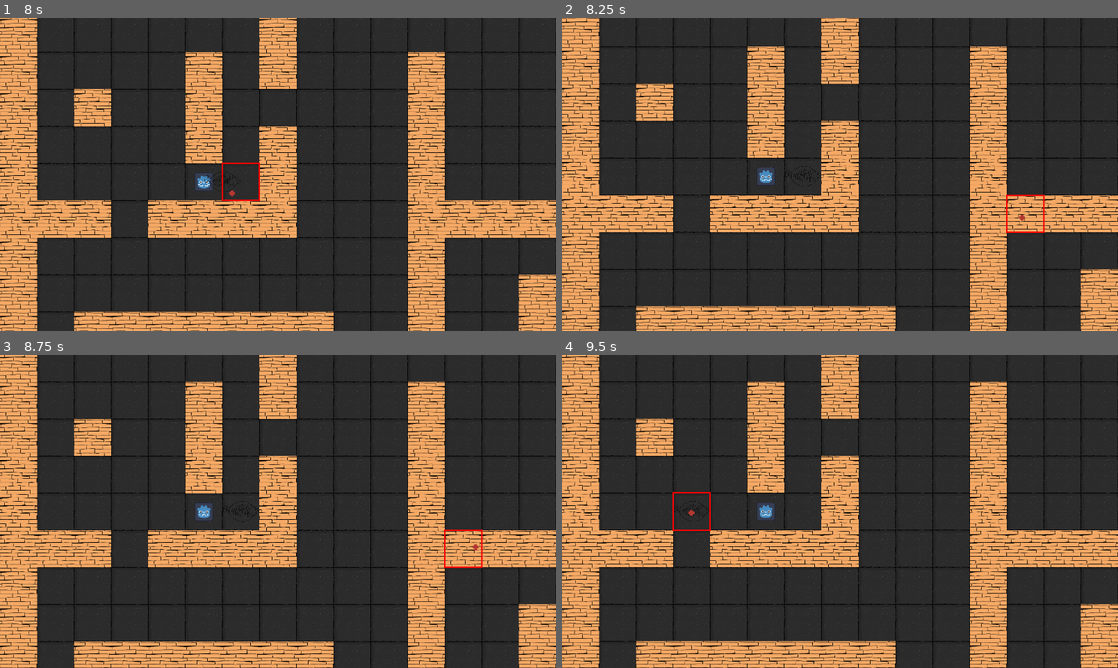
Above: before the commit, frames 1-4 (two rows, left to right).
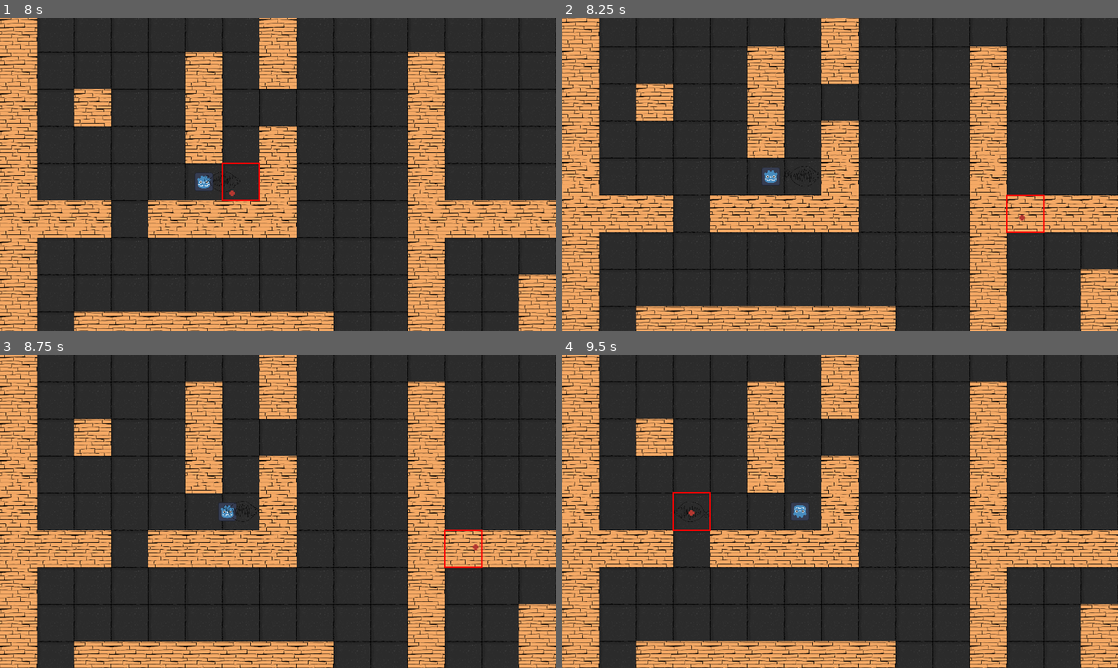
Above: after the commit, the same moments.

Repository: MatthieuD134/project-gwj63
Game: Godot game, scene res://menus/main_menu.tscn
Same seed, same stepped clock (60 frames per second), same inputs: the game is played once before the commit and once after it.
Inputs (mouse positions are in pixels of both pictures, inside the frame that each line leads up to):
- Up to frame 1 (8 s): click "Start" at 0.5 s; tap Enter (ui_accept) at 1.25, 1.52, 2, 2.27, 2.75, 3.5, 3.77, 4.25, 4.52, 5.27, 6.5, 6.77, 7.52 s; move the mouse to (250, 237) at 1.27 s; press the mouse at (250, 237) at 1.28 s; hold Up (ui_up) 1.28-2.78 s; move the mouse to (444, 221) at 2.02 s; release the mouse at (444, 221) at 2.03 s; click (444, 221) at 2.1 s; move the mouse to (111, 127) at 2.77 s; press the mouse at (111, 127) at 2.78 s; hold Left (ui_left) 2.78-4.28 s; move the mouse to (305, 174) at 3.52 s; release the mouse at (305, 174) at 3.53 s; click (305, 174) at 3.6 s; move the mouse to (194, 96) at 4.27 s; press the mouse at (194, 96) at 4.28 s; hold Down (ui_down) 4.28-5.03 s; move the mouse to (400, 158) at 5.02 s; release the mouse at (400, 158) at 5.03 s; hold Right (ui_right) 5.03-5.78 s; click (400, 158) at 5.1 s; move the mouse to (166, 190) at 5.77 s; press the mouse at (166, 190) at 5.78 s; hold Up (ui_up) 5.78-6.53 s; move the mouse to (333, 105) at 6.52 s; release the mouse at (333, 105) at 6.53 s; hold Right (ui_right) from 6.53 s (still down); click (333, 105) at 6.6 s; move the mouse to (250, 237) at 7.27 s; press the mouse at (250, 237) at 7.28 s
- Up to frame 2 (8.25 s): keep holding Right (ui_right); move the mouse to (1006, 221) at 8.02 s; release the mouse at (1006, 221) at 8.03 s; click (1006, 221) at 8.1 s
- Up to frame 3 (8.75 s): keep holding Right (ui_right); tap Enter (ui_accept) at 8.27 s
- Up to frame 4 (9.5 s): move the mouse to (673, 464) at 8.77 s; release Right (ui_right) at 8.78 s; press the mouse at (673, 464) at 8.78 s; hold Down (ui_down) from 8.78 s (still down)

Frame 1 is identical in both runs. In frame 2, 0.2% of the frame differs, in the area x 35-40%, y 47-54%; in frame 3, 0.3%; in frame 4, 0.4%, in the area x 20-45%, y 46-54%.

Commit message:
add line of sight to enemy

Diff:
--- a/entities/unit/enemy/enemy.gd
+++ b/entities/unit/enemy/enemy.gd
@@ -11,19 +11,19 @@
 
 @export var current_state := game_state.PATROLLING : set = update_game_state
 @export var trigger_movement_timer: Timer
-@onready var detection_distance := 6
 
 # Called when the node enters the scene tree for the first time.
 func _ready():
 	super()
 	self.move_range = 10
 	self.add_to_group("enemies")
-	self.current_state = game_state.PATROLLING
 	self.trigger_movement_timer.set_one_shot(true)
 	var player = get_tree().get_first_node_in_group("player")
 	if player as Player:
 		player.connect("cell_changed", _on_player_cell_changed )
-	# start timer to trigger movement
+		player.connect("walk_finished", _on_player_walk_finished )
+	# start timer to trigger movement as well as setting game state
+	self.current_state = game_state.PATROLLING
 	self.trigger_movement_timer.start()
 
 # Called every frame. 'delta' is the elapsed time since the previous frame.
@@ -31,12 +31,13 @@
 	super(delta)
 
 func update_game_state(state : game_state) -> void:
-	if current_state != state:
-		current_state = state
-		# add a delay before continuing the patrol when changing state
-		if state == game_state.PATROLLING:
-			trigger_movement_timer.start()
-		changed_state.emit(self, state)
+	current_state = state
+	# add a delay before continuing the patrol when changing state
+	if state == game_state.PATROLLING:
+		trigger_movement_timer.start()
+	else:
+		trigger_movement_timer.stop()
+	changed_state.emit(self, state)
 
 #The variable name start_state fits a lot of cases, but can be confusing to
 #reference directly, so this function makes for a more readable alternative.
@@ -44,34 +45,99 @@
 	return current_state == state
 
 
+# function the player if he is within detection range (but not checking if within line of sight)
+func get_player_in_detection_range() -> Player:
+	var player = get_tree().get_first_node_in_group("player") as Player
+	if $PathFollow2D/DetectionArea.overlaps_area(player.detection_shape):
+		return player
+	return null
+
+# function to check if player is within sight
+func is_player_in_sight(player:  Player) -> bool:
+	var space_state = get_world_2d().direct_space_state
+	# enables the collision mask layer 1 and 3
+	var cell_size = self.grid.cell_size.x
+	var queries: Array[PhysicsRayQueryParameters2D] = [
+		PhysicsRayQueryParameters2D.create(self.sprite.global_position, player.global_position + Vector2(0, -cell_size), int(pow(2, 1-1) + pow(2, 3-1)), [self]), # top
+		PhysicsRayQueryParameters2D.create(self.sprite.global_position, player.global_position + Vector2(cell_size, 0), int(pow(2, 1-1) + pow(2, 3-1)), [self]), # right
+		PhysicsRayQueryParameters2D.create(self.sprite.global_position, player.global_position + Vector2(0, cell_size), int(pow(2, 1-1) + pow(2, 3-1)), [self]), # bottom
+		PhysicsRayQueryParameters2D.create(self.sprite.global_position, player.global_position + Vector2(-cell_size, 0), int(pow(2, 1-1) + pow(2, 3-1)), [self]) # left
+	]
+	for query in queries:
+		query.set_collide_with_areas(true)
+		query.set_collide_with_bodies(true)
+		var sight_check = space_state.intersect_ray(query)
+		if sight_check:
+			if sight_check["collider"] == player.detection_shape:
+				return true
+	return false
+
+# function to trigger enemy to chase player
+func chase_player(player: Player) -> void:
+	# check if enemy already in the player's chaser, and add it if not already there
+	if self not in player.chasers:
+		player.chasers.append(self)
+	self.update_game_state(game_state.CHASING)
+	movement_triggered.emit(self)
+
+
 # change the state to chasing if the player is within sight and not hidden
 func _on_area_2d_area_entered(area: Area2D) -> void:
 	if area.has_method("get_player"):
 		var player: Player = area.get_player()
-		if not player.is_hidden:
-			current_state = game_state.CHASING
+		if not player.is_hidden():
+			if self.is_player_in_sight(player):
+				self.chase_player(player)
 
 
 # change the state to patroling if user leaves sight
 func _on_area_2d_area_exited(area: Area2D) -> void:
 	if area as DetectionShape:
-		current_state = game_state.SUSPICIOUS
+		self.update_game_state(game_state.SUSPICIOUS)
 
 # whenever enemy reach destination, either wait for a while when patrolling or continue chasing player
 func _on_walk_finished(unit: Enemy) -> void:
-	match current_state:
-		game_state.PATROLLING:
-			unit.trigger_movement_timer.start()
-		game_state.CHASING:
-			movement_triggered.emit(self)
-		game_state.SUSPICIOUS:
-			current_state = game_state.PATROLLING
+	# first check if player can be chased, otherwise continue the normal flow
+	var player = self.get_player_in_detection_range()
+	if player as Player and self.is_player_in_sight(player) and not player.is_hidden():
+		self.chase_player(player)
+	else:
+		match current_state:
+			game_state.PATROLLING:
+				unit.trigger_movement_timer.start()
+			game_state.CHASING:
+				movement_triggered.emit(self)
+			game_state.SUSPICIOUS:
+				update_game_state(game_state.PATROLLING)
+
+# whenever player reach destination, check if he can be chased
+func _on_player_walk_finished(player: Unit) -> void:
+	if player as Player and self.is_player_in_sight(player) and not player.is_hidden():
+		self.chase_player(player)
 
 
 func _on_trigger_movement_timeout() -> void:
-	movement_triggered.emit(self)
+	if current_state == game_state.PATROLLING:
+		movement_triggered.emit(self)
 
 # called whenever the player cell changes to continue chasing them or change to patrolling
 func _on_player_cell_changed(_prev_cell: Vector2, _new_cell: Vector2, unit: Unit) -> void:
-	if unit as Player and current_state == game_state.CHASING:
-			movement_triggered.emit(self)
+	if unit as Player:
+		match current_state:
+			game_state.CHASING:
+				if not unit.is_hidden() and self.is_player_in_sight(unit):
+					chase_player(unit)
+			_:
+				var player = self.get_player_in_detection_range()
+				if player as Player and self.is_player_in_sight(player) and not player.is_hidden():
+					self.chase_player(player)
+
+# check if player is in range and in sight to start following them
+func _on_cell_changed(_prev_cell, _new_cell, _unit) -> void:
+	match current_state:
+		game_state.CHASING:
+			pass
+		_:
+			var player = self.get_player_in_detection_range()
+			if player as Player and self.is_player_in_sight(player) and not player.is_hidden():
+				self.chase_player(player)
--- a/entities/unit/enemy/enemy.tscn
+++ b/entities/unit/enemy/enemy.tscn
@@ -1,12 +1,9 @@
-[gd_scene load_steps=5 format=3 uid="uid://dckc2w61hj6hr"]
+[gd_scene load_steps=4 format=3 uid="uid://dckc2w61hj6hr"]
 
 [ext_resource type="Script" path="res://entities/unit/enemy/enemy.gd" id="1_olkum"]
 [ext_resource type="Texture2D" uid="uid://c0ajs05ie6jto" path="res://entities/unit/enemy/assets/enemy_sprite.svg" id="2_748sl"]
 
 [sub_resource type="Curve2D" id="Curve2D_0thfe"]
-
-[sub_resource type="CircleShape2D" id="CircleShape2D_x2cgk"]
-radius = 992.182
 
 [node name="Enemy" type="Path2D" node_paths=PackedStringArray("trigger_movement_timer", "sprite") groups=["enemies"]]
 curve = SubResource("Curve2D_0thfe")
@@ -15,6 +12,7 @@
 sprite = NodePath("PathFollow2D/Sprite2D")
 
 [node name="PathFollow2D" type="PathFollow2D" parent="."]
+rotates = false
 loop = false
 
 [node name="Sprite2D" type="Sprite2D" parent="PathFollow2D"]
@@ -23,13 +21,14 @@
 [node name="DetectionArea" type="Area2D" parent="PathFollow2D"]
 collision_layer = 2
 
-[node name="CollisionShape2D" type="CollisionShape2D" parent="PathFollow2D/DetectionArea"]
-shape = SubResource("CircleShape2D_x2cgk")
+[node name="CollisionPolygon2D" type="CollisionPolygon2D" parent="PathFollow2D/DetectionArea"]
+polygon = PackedVector2Array(0, 0, 2.08165e-12, 1536, 267, 1513, 525, 1443, 768, 1330, 987, 1177, 1177, 987, 1330, 768, 1443, 525, 1513, 267, 1536, 2.08165e-12, 1513, -267, 1443, -525, 1330, -768, 1177, -987, 987, -1177, 768, -1330, 525, -1443, 267, -1513, 2.08165e-12, -1536)
 
 [node name="AnimationPlayer" type="AnimationPlayer" parent="."]
 
 [node name="TriggerMovement" type="Timer" parent="."]
 
+[connection signal="cell_changed" from="." to="." method="_on_cell_changed"]
 [connection signal="walk_finished" from="." to="." method="_on_walk_finished"]
 [connection signal="area_entered" from="PathFollow2D/DetectionArea" to="." method="_on_area_2d_area_entered"]
 [connection signal="area_exited" from="PathFollow2D/DetectionArea" to="." method="_on_area_2d_area_exited"]
--- a/entities/unit/player/player.gd
+++ b/entities/unit/player/player.gd
@@ -5,6 +5,7 @@
 @onready var _is_hidden : bool = false
 # whenever an enemy starts chasing the player, they are being added to the array
 @onready var chasers: Array[Enemy] = []
+@onready var detection_shape : DetectionShape = $PathFollow2D/PlayerDetectionShape
 
 # Called when the node enters the scene tree for the first time.
 func _ready():
@@ -45,7 +46,7 @@
 
 # function to be used to unhide player
 func unhide_self() -> void:
-	if self.is_hidden:
+	if self._is_hidden:
 		self._is_hidden = false
 
 # getter function to avoid using the variable directly
--- a/entities/unit/player/player.tscn
+++ b/entities/unit/player/player.tscn
@@ -6,7 +6,8 @@
 
 [sub_resource type="Curve2D" id="Curve2D_yi8uf"]
 
-[sub_resource type="CircleShape2D" id="CircleShape2D_2dl0a"]
+[sub_resource type="RectangleShape2D" id="RectangleShape2D_nshmv"]
+size = Vector2(256, 256)
 
 [node name="Player" type="Path2D" node_paths=PackedStringArray("sprite") groups=["player"]]
 curve = SubResource("Curve2D_yi8uf")
@@ -14,6 +15,7 @@
 sprite = NodePath("PathFollow2D/Sprite2D")
 
 [node name="PathFollow2D" type="PathFollow2D" parent="."]
+rotates = false
 loop = false
 
 [node name="Sprite2D" type="Sprite2D" parent="PathFollow2D"]
@@ -26,6 +28,6 @@
 unit = NodePath("../..")
 
 [node name="CollisionShape2D" type="CollisionShape2D" parent="PathFollow2D/PlayerDetectionShape"]
-shape = SubResource("CircleShape2D_2dl0a")
+shape = SubResource("RectangleShape2D_nshmv")
 
 [node name="AnimationPlayer" type="AnimationPlayer" parent="."]
--- a/entities/unit/unit.gd
+++ b/entities/unit/unit.gd
@@ -74,6 +74,8 @@
 	self.cell = grid.calculate_grid_coordinates(position)
 	position = grid.calculate_map_position(cell)
 
+	self._path_follow.set_rotates(true)
+
 	if not Engine.is_editor_hint():
 		# We create the curve resource here because creating it in the editor prevents us from
 		# moving the unit.
@@ -100,9 +102,11 @@
 		# curve.
 		# In the process loop, we only moved the sprite, and not the unit itself. The following
 		# lines move the unit in a way that's transparent to the player.
+		var temp_rotation = _path_follow.rotation
 		_path_follow.progress = 0.0
 		position = grid.calculate_map_position(cell)
 		curve.clear_points()
+		_path_follow.rotation = temp_rotation
 		# Finally, we emit a signal. We'll use this one with the game board.
 		emit_signal("walk_finished", self)
 
--- a/project.godot
+++ b/project.godot
@@ -35,3 +35,4 @@
 
 2d_physics/layer_1="Player"
 2d_physics/layer_2="Enemies"
+2d_physics/layer_3="obstacles"
--- a/scenes/main/main.tscn
+++ b/scenes/main/main.tscn
@@ -16,46 +16,93 @@
 texture = ExtResource("3_bkewj")
 texture_region_size = Vector2i(256, 256)
 3:0/0 = 0
+3:0/0/physics_layer_0/linear_velocity = Vector2(0, 0)
+3:0/0/physics_layer_0/angular_velocity = 0.0
 4:0/0 = 0
+4:0/0/physics_layer_0/linear_velocity = Vector2(0, 0)
+4:0/0/physics_layer_0/angular_velocity = 0.0
 5:0/0 = 0
+5:0/0/physics_layer_0/linear_velocity = Vector2(0, 0)
+5:0/0/physics_layer_0/angular_velocity = 0.0
 2:1/0 = 0
+2:1/0/physics_layer_0/linear_velocity = Vector2(0, 0)
+2:1/0/physics_layer_0/angular_velocity = 0.0
 3:1/0 = 0
+3:1/0/physics_layer_0/linear_velocity = Vector2(0, 0)
+3:1/0/physics_layer_0/angular_velocity = 0.0
 4:1/0 = 0
+4:1/0/physics_layer_0/linear_velocity = Vector2(0, 0)
+4:1/0/physics_layer_0/angular_velocity = 0.0
 5:1/0 = 0
+5:1/0/physics_layer_0/linear_velocity = Vector2(0, 0)
+5:1/0/physics_layer_0/angular_velocity = 0.0
 1:2/0 = 0
+1:2/0/physics_layer_0/linear_velocity = Vector2(0, 0)
+1:2/0/physics_layer_0/angular_velocity = 0.0
 2:2/0 = 0
+2:2/0/physics_layer_0/linear_velocity = Vector2(0, 0)
+2:2/0/physics_layer_0/angular_velocity = 0.0
 3:2/0 = 0
+3:2/0/physics_layer_0/linear_velocity = Vector2(0, 0)
+3:2/0/physics_layer_0/angular_velocity = 0.0
 4:2/0 = 0
+4:2/0/physics_layer_0/linear_velocity = Vector2(0, 0)
+4:2/0/physics_layer_0/angular_velocity = 0.0
 5:2/0 = 0
+5:2/0/physics_layer_0/linear_velocity = Vector2(0, 0)
+5:2/0/physics_layer_0/angular_velocity = 0.0
 0:0/0 = 0
+0:0/0/physics_layer_0/linear_velocity = Vector2(0, 0)
+0:0/0/physics_layer_0/angular_velocity = 0.0
 1:0/0 = 0
+1:0/0/physics_layer_0/linear_velocity = Vector2(0, 0)
+1:0/0/physics_layer_0/angular_velocity = 0.0
 2:0/0 = 0
+2:0/0/physics_layer_0/linear_velocity = Vector2(0, 0)
+2:0/0/physics_layer_0/angular_velocity = 0.0
 0:1/0 = 0
+0:1/0/physics_layer_0/linear_velocity = Vector2(0, 0)
+0:1/0/physics_layer_0/angular_velocity = 0.0
 1:1/0 = 0
+1:1/0/physics_layer_0/linear_velocity = Vector2(0, 0)
+1:1/0/physics_layer_0/angular_velocity = 0.0
 0:2/0 = 0
+0:2/0/physics_layer_0/linear_velocity = Vector2(0, 0)
+0:2/0/physics_layer_0/angular_velocity = 0.0
 
 [sub_resource type="TileSetAtlasSource" id="TileSetAtlasSource_sp6t2"]
 texture = ExtResource("4_u02gv")
 texture_region_size = Vector2i(256, 256)
 0:0/0 = 0
+0:0/0/physics_layer_0/linear_velocity = Vector2(0, 0)
+0:0/0/physics_layer_0/angular_velocity = 0.0
 
 [sub_resource type="TileSetAtlasSource" id="TileSetAtlasSource_f36io"]
 texture = ExtResource("5_5tsgi")
 texture_region_size = Vector2i(256, 256)
 0:0/0 = 0
+0:0/0/physics_layer_0/linear_velocity = Vector2(0, 0)
+0:0/0/physics_layer_0/angular_velocity = 0.0
 
 [sub_resource type="TileSetAtlasSource" id="TileSetAtlasSource_qfkr3"]
 texture = ExtResource("6_0scxy")
 texture_region_size = Vector2i(256, 256)
 0:0/0 = 0
+0:0/0/physics_layer_0/linear_velocity = Vector2(0, 0)
+0:0/0/physics_layer_0/angular_velocity = 0.0
 
 [sub_resource type="TileSetAtlasSource" id="TileSetAtlasSource_ni3fd"]
 texture = ExtResource("7_p4cjq")
 texture_region_size = Vector2i(256, 256)
 0:0/0 = 0
+0:0/0/physics_layer_0/linear_velocity = Vector2(0, 0)
+0:0/0/physics_layer_0/angular_velocity = 0.0
+0:0/0/physics_layer_0/polygon_0/points = PackedVector2Array(-128, -128, 128, -128, 128, 128, -128, 128)
 
 [sub_resource type="TileSet" id="TileSet_a0y4e"]
 tile_size = Vector2i(256, 256)
+physics_layer_0/collision_layer = 4
+physics_layer_0/collision_mask = 0
 sources/2 = SubResource("TileSetAtlasSource_xitvv")
 sources/3 = SubResource("TileSetAtlasSource_sp6t2")
 sources/4 = SubResource("TileSetAtlasSource_f36io")
